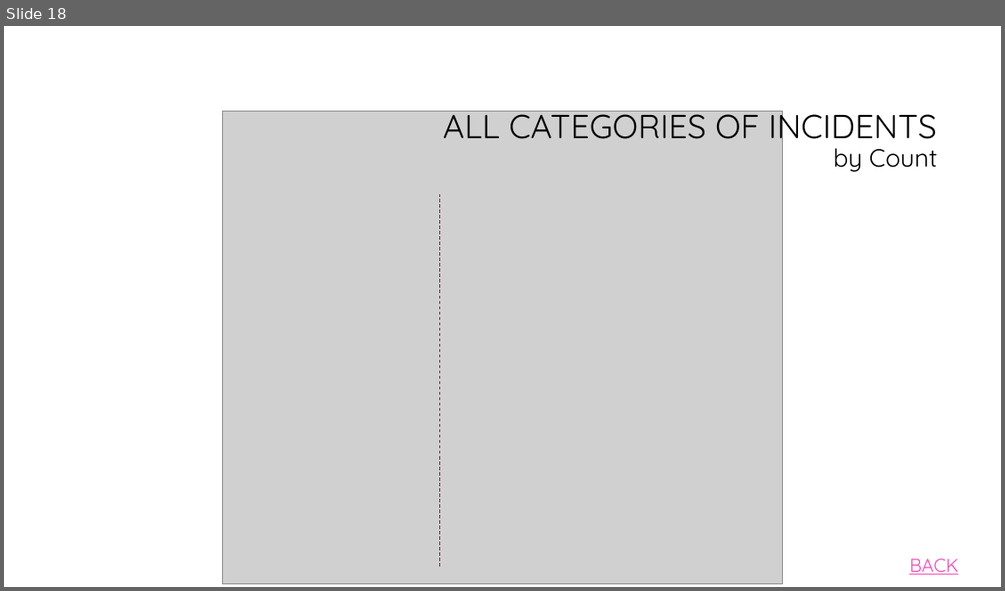
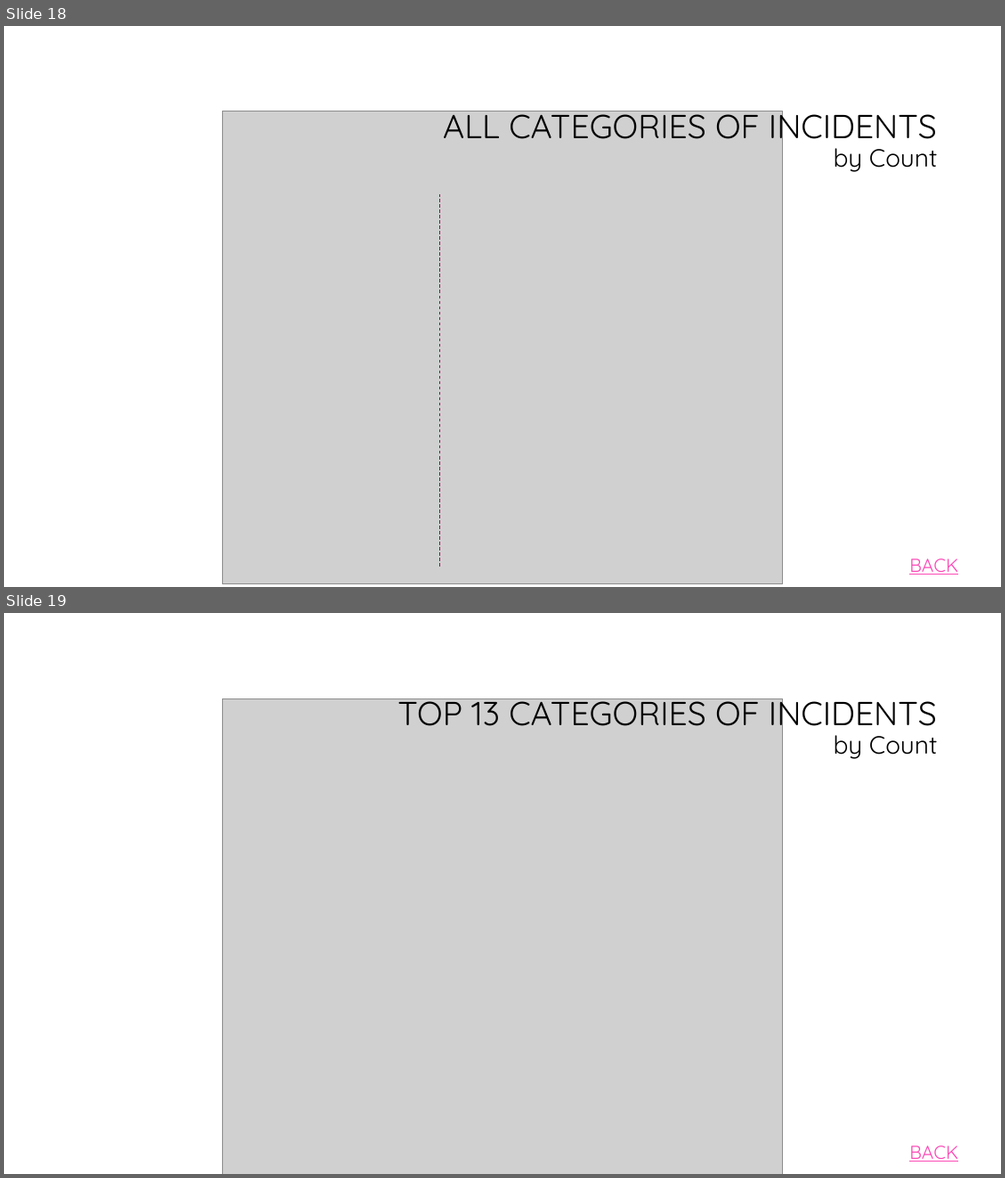
Before and after one commit to rayraysheng/san-francisco-police-incidents-2010-to-2017, a slide deck: Presentation.pptx. Shown one above the other, each under a label of ours: slide 18 before the commit, slides 18 and 19 after it. The pictures are 1005x591 and 1005x1178 pixels, drawn with LibreOffice and Linux fonts; fonts in the diff are those of the drawing; grey boxes stand for pictures; background and template pictures are left out. Boxes give left, top, right and bottom in pixels: in the first picture for what was removed or moved away, otherwise in the second. Text is boxed around its words. In the diff, an @@ line names an element or a change of style, - is before the commit and + after.

```diff
--- a/Presentation.pptx
+++ b/Presentation.pptx
@@ slide 19 added at bbox=[4, 613, 1001, 1174], background #FFFFFF @@
@@ title added at bbox=[397, 690, 938, 759], 32 pt, text #000000 @@
+TOP 13 CATEGORIES OF INCIDENTS
+by Count
@@ picture added at bbox=[222, 699, 783, 1174] @@
@@ text added at bbox=[909, 1145, 958, 1161], 18 pt, text #FB4AB6, underline @@
+BACK
```
Also in this commit, not shown: 3 slides changed.
